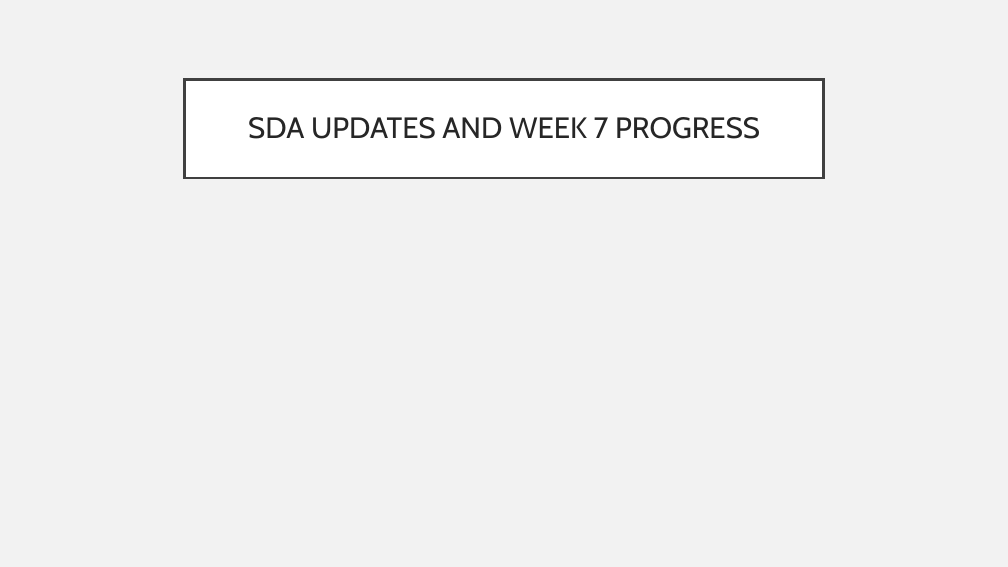
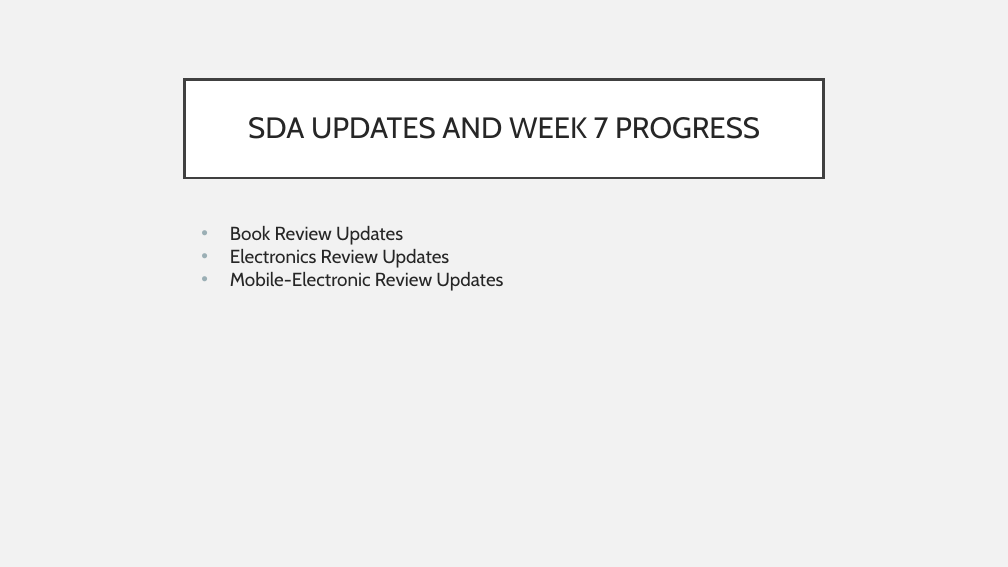
Before and after one commit to TKarlovitzDrexel/DSCI591_ACRSent, a slide deck: slide 2 of Week7ProgressFinal.pptx. Drawn at 1008x567 pixels with LibreOffice and Linux fonts; fonts in the diff are those of the drawing. Boxes give left, top, right and bottom in pixels: in the first picture for what was removed or moved away, otherwise in the second. Text is boxed around its words. In the diff, an @@ line names an element or a change of style, - is before the commit and + after.

Commit message:
Updates for book data

```diff
--- a/Week7ProgressFinal.pptx
+++ b/Week7ProgressFinal.pptx
@@ text added at bbox=[230, 226, 503, 291], 18 pt, text #262626 @@
+• Book Review Updates
+• Electronics Review Updates
+• Mobile-Electronic Review Updates
```
Also in this commit, not shown: 1 other slide changed.
